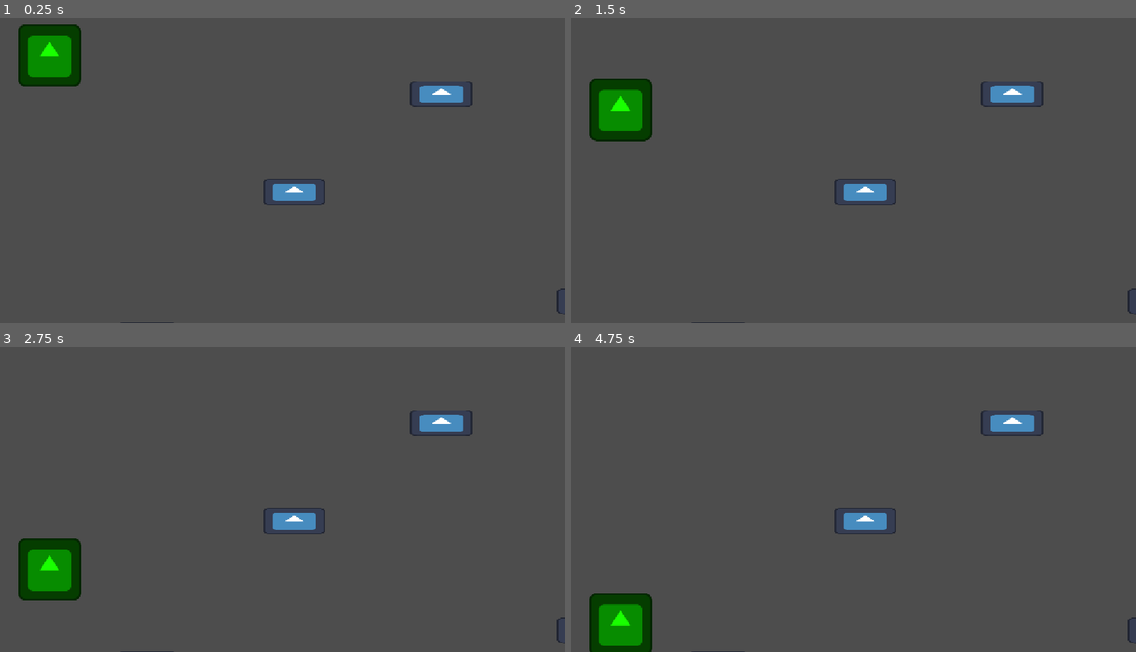
Above: before the commit, frames 1-4 (two rows, left to right).
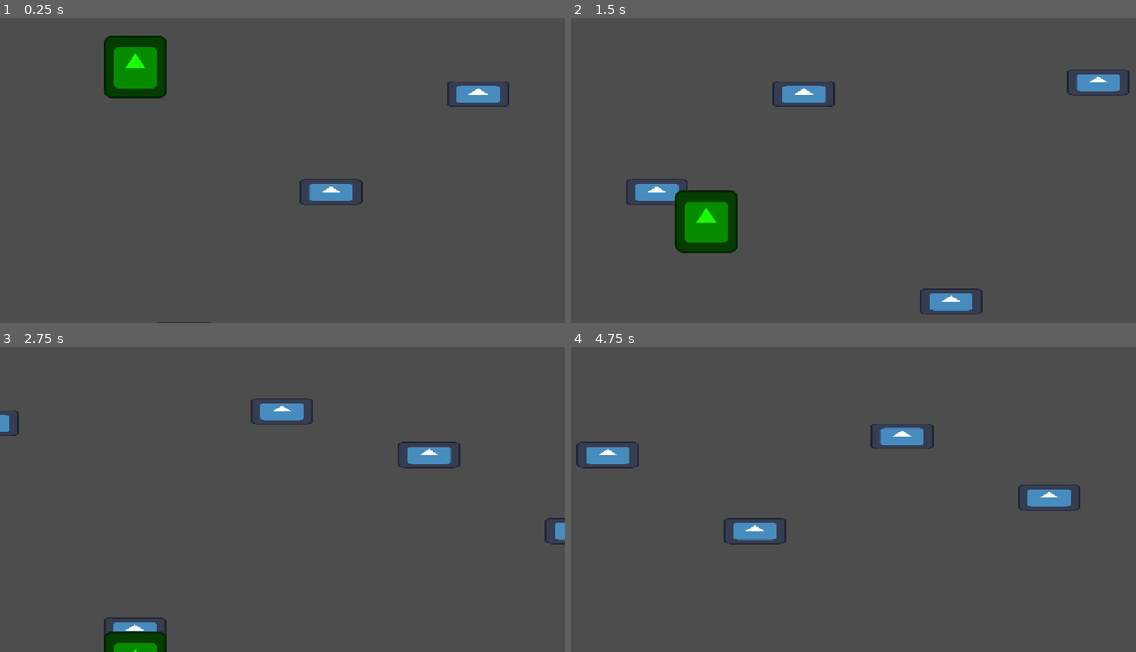
Above: after the commit, the same moments.

Repository: ezhor/Bird-Fall
Game: Godot game, scene res://Scenes/game.tscn
Two runs of this game, one before a commit and one after it. Both use one fixed random seed, a clock stepped at 60 frames per second and the inputs below. The engine's default icon, where the game draws it, is replaced by a stand-in: a white triangle on a blue panel in a dark square.
Inputs (mouse positions are in pixels of both pictures, inside the frame that each line leads up to):
- Up to frame 1 (0.25 s): no input
- Up to frame 2 (1.5 s): move the mouse to (977, 149) at 0.52 s; click (977, 149) at 0.67 s; move the mouse to (740, 179) at 1.27 s; click (740, 179) at 1.42 s
- Up to frame 3 (2.75 s): move the mouse to (339, 423) at 2.02 s; click (339, 423) at 2.17 s
- Up to frame 4 (4.75 s): move the mouse to (825, 557) at 2.77 s; click (825, 557) at 2.92 s; move the mouse to (1023, 542) at 3.52 s; click (1023, 542) at 3.67 s; move the mouse to (684, 444) at 4.27 s; click (684, 444) at 4.42 s

The runs differ from the first frame. In frame 1, 6.3% of the frame differs, in the area x 3-100%, y 2-100%; in frame 2, 7.8%, in the area x 3-100%, y 16-100%; in frame 3, 5.8%; in frame 4, 5.5%.

Commit message:
Player control and camera follow

Diff:
--- a/Scenes/game.tscn
+++ b/Scenes/game.tscn
@@ -1,25 +1,21 @@
 [gd_scene format=3 uid="uid://cbb71hb67oun6"]
 
 [ext_resource type="Script" uid="uid://c5ccmdeju6uwp" path="res://Scripts/TreeGenerator.gd" id="1_ebmjs"]
+[ext_resource type="Script" uid="uid://bo11ofgw04q74" path="res://Scripts/CameraFollow.gd" id="1_wowpa"]
 [ext_resource type="PackedScene" uid="uid://osap5wucsomg" path="res://Scenes/Objects/branch.tscn" id="2_qxrlw"]
+[ext_resource type="Script" uid="uid://by3y6j2a3vtfm" path="res://Scripts/Player.gd" id="3_3dryh"]
 [ext_resource type="Texture2D" uid="uid://cpoeu2qwwcnbi" path="res://icon.svg" id="3_wrm1d"]
-
-[sub_resource type="GDScript" id="GDScript_wowpa"]
-script/source = "extends CharacterBody2D
-
-@export var gravity: float
-@export var terminal_speed: float
-
-func _process(delta: float) -> void:
-	if velocity.y < terminal_speed:
-		velocity.y += gravity * delta
-	move_and_slide()
-"
 
 [sub_resource type="RectangleShape2D" id="RectangleShape2D_o1e5d"]
 size = Vector2(123, 127)
 
 [node name="Root" type="Node2D" unique_id=777069398]
+
+[node name="Camera2D" type="Camera2D" parent="." unique_id=1180828082 node_paths=PackedStringArray("player")]
+position = Vector2(576, 324)
+offset = Vector2(300, 0)
+script = ExtResource("1_wowpa")
+player = NodePath("../Player")
 
 [node name="TreeGenerator" type="Node2D" parent="." unique_id=893318795]
 script = ExtResource("1_ebmjs")
@@ -27,9 +23,12 @@
 
 [node name="Player" type="CharacterBody2D" parent="." unique_id=941269532]
 position = Vector2(101, 99)
-script = SubResource("GDScript_wowpa")
-gravity = 100.0
-terminal_speed = 300.0
+script = ExtResource("3_3dryh")
+gravity = 800.0
+terminal_speed = 1000.0
+horizontal_speed = 400.0
+flying_acceleration = 800.0
+flying_top_speed = 200.0
 
 [node name="Sprite2D" type="Sprite2D" parent="Player" unique_id=2108005768]
 modulate = Color(0.100000024, 1, 0, 1)
--- /dev/null
+++ b/Scripts/CameraFollow.gd
@@ -0,0 +1,6 @@
+extends Camera2D
+
+@export var player: CharacterBody2D
+
+func _process(_delta: float) -> void:
+	position.x = player.position.x
--- a/Scripts/Player.gd
+++ b/Scripts/Player.gd
@@ -1 +1,35 @@
 extends CharacterBody2D
+
+@export var gravity: float
+@export var terminal_speed: float
+@export var horizontal_speed: float
+@export var flying_acceleration: float
+@export var flying_top_speed: float
+
+var flying: bool
+
+func _ready() -> void:
+	velocity.x = horizontal_speed
+
+func _physics_process(delta: float) -> void:
+	if flying:
+		if velocity.y > 0:
+			velocity.y = 0
+		velocity.y -= flying_acceleration * delta
+	else:
+		velocity.y += gravity * delta
+
+	if velocity.y > terminal_speed:
+		velocity.y = terminal_speed
+	elif velocity.y < -flying_top_speed:
+		velocity.y = -flying_top_speed
+
+	move_and_slide()
+
+func _input(event: InputEvent) -> void:
+	if event is InputEventMouseButton:
+		if event.button_index == MOUSE_BUTTON_LEFT:
+			if event.is_pressed():
+				flying = true
+			elif event.is_released():
+				flying = false
--- a/Scripts/TreeGenerator.gd
+++ b/Scripts/TreeGenerator.gd
@@ -3,7 +3,7 @@
 @export var branch : PackedScene
 
 func _ready() -> void:
-	for i in 10:
+	for i in 100:
 		var instance = branch.instantiate()
 		add_child(instance)
 		instance.global_position = Vector2(i * 300, randi_range(100, 700))
Not shown, added: Scripts/CameraFollow.gd.uid
